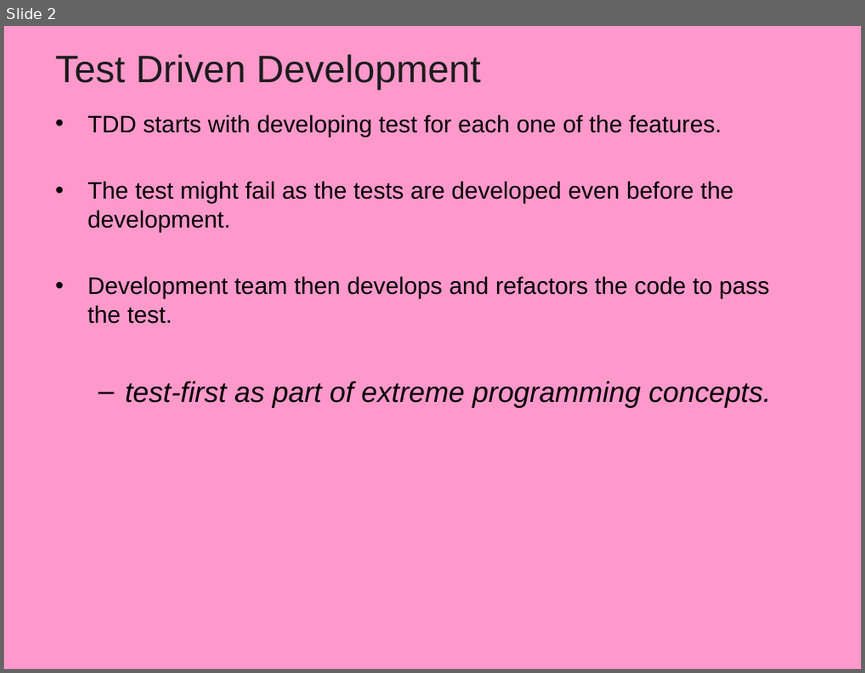
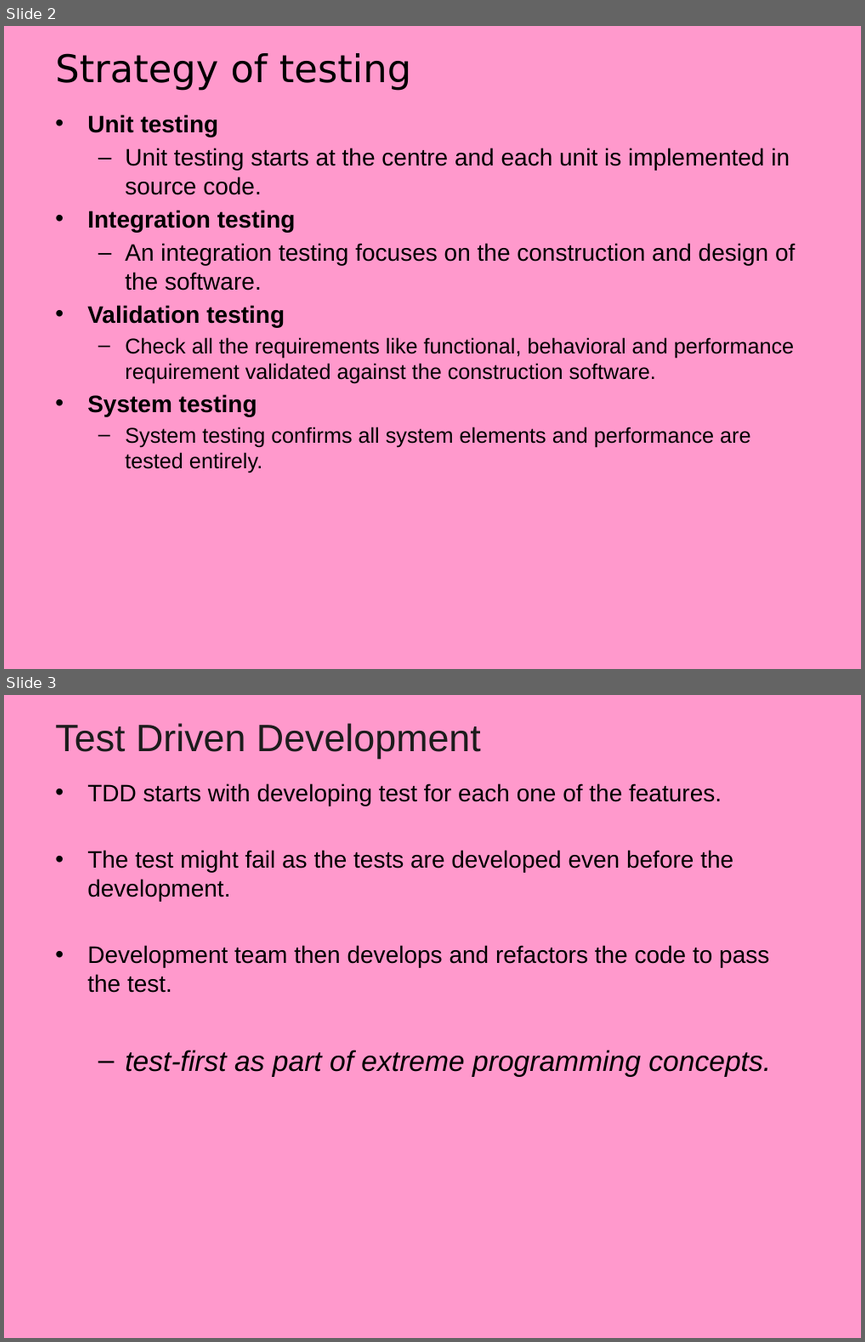
Before and after one commit to vatsanTraining/training_jan_2026, a slide deck: 14_Junit5.pptx. Shown one above the other, each under a label of ours: slide 2 before the commit, slides 2 and 3 after it. The pictures are 865x673 and 865x1342 pixels, drawn with LibreOffice and Linux fonts; fonts in the diff are those of the drawing; background and template pictures are left out. Boxes give left, top, right and bottom in pixels: in the first picture for what was removed or moved away, otherwise in the second. Text is boxed around its words. In the diff, an @@ line names an element or a change of style, - is before the commit and + after.

```diff
--- a/14_Junit5.pptx
+++ b/14_Junit5.pptx
@@ slide 2 added at [4,26,861,669], background picture (left out) @@
@@ title added at [55,53,411,91], 32 pt, text #000000 @@
+Strategy of testing
@@ text added at [87,114,794,473], 20 pt, text #000000 @@
+• Unit testing
+  – Unit testing starts at the centre and each unit is implemented in source code.
+• Integration testing
+  – An integration testing focuses on the construction and design of the software.
+• Validation testing
+  – Check all the requirements like functional, behavioral and performance requirement validated against the construction software.
+• System testing
+  – System testing confirms all system elements and performance are tested entirely.
@@ what was slide 2 is now slide 3 @@
```
Also in this commit, not shown: 2 slides changed, 24 other slides added, 6 slides removed.
